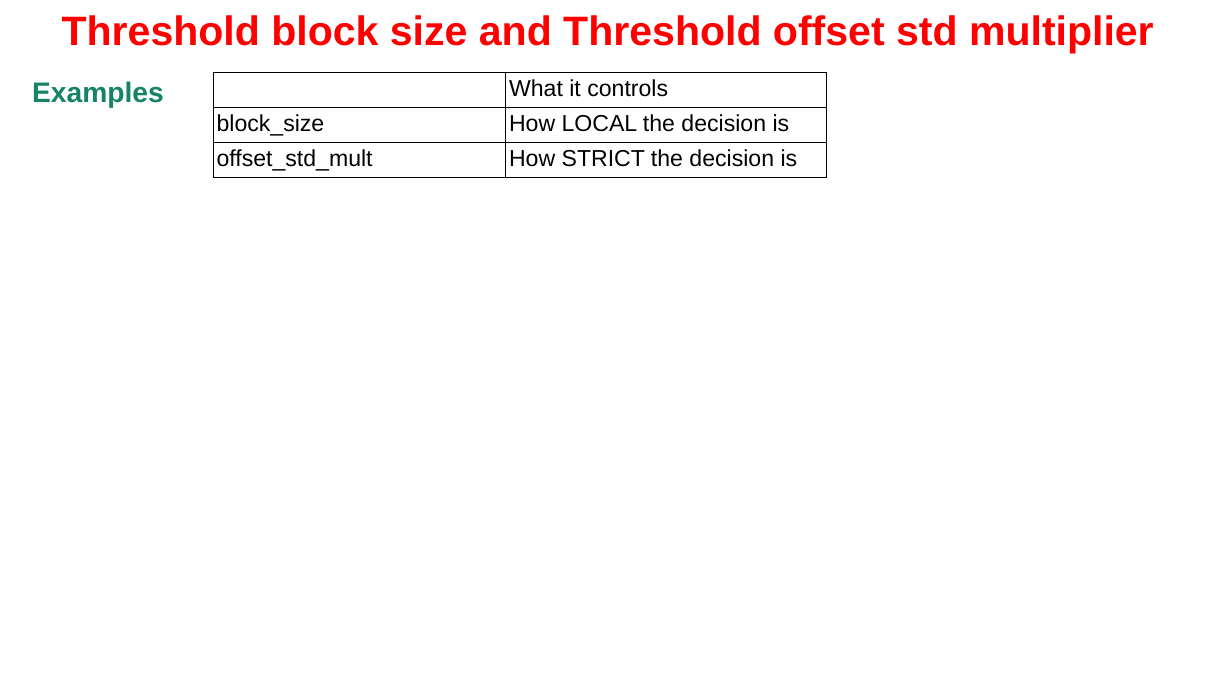
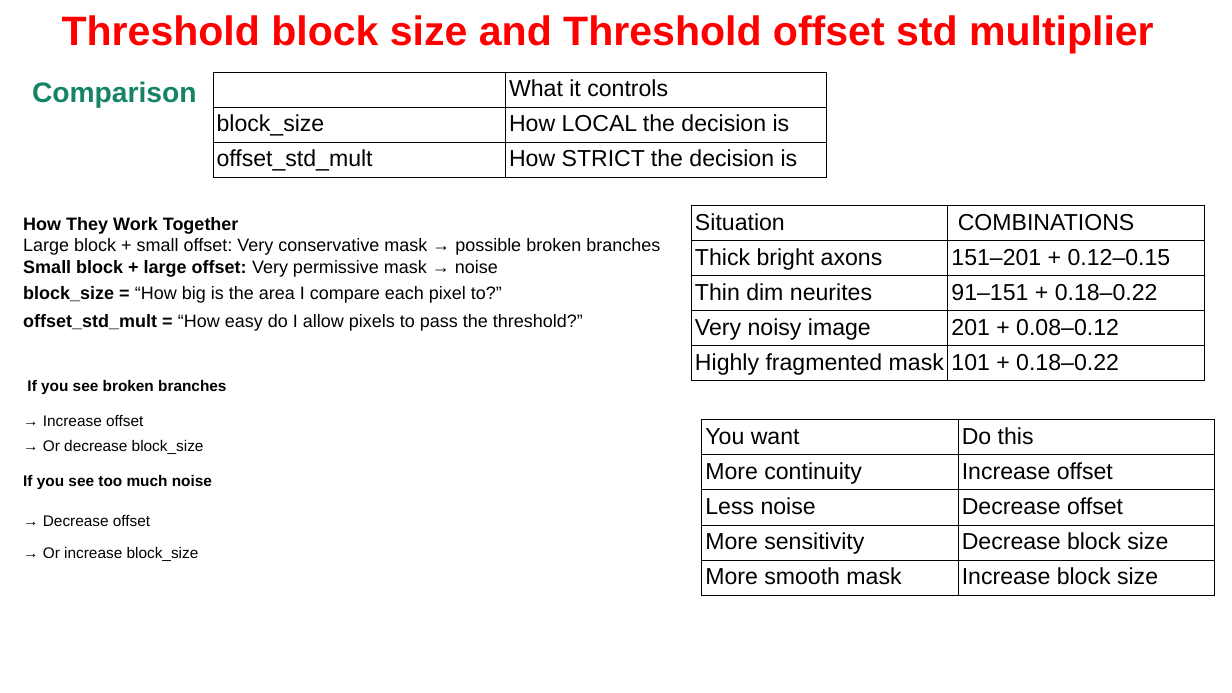
Before and after one commit to Nahuel88Ar/Lysosomes, a slide deck: slide 14 of UPDATE 19-2.pptx. Drawn at 1232x693 pixels with LibreOffice and Linux fonts; fonts in the diff are those of the drawing; background and template pictures are left out. Boxes give left, top, right and bottom in pixels: in the first picture for what was removed or moved away, otherwise in the second. Text is boxed around its words. In the diff, an @@ line names an element or a change of style, - is before the commit and + after.

```diff
--- a/UPDATE 19-2.pptx
+++ b/UPDATE 19-2.pptx
@@ text at [32,81,196,108]: text changed @@
-Examples
+Comparison
@@ table added at [691,206,1205,381], 5 rows, 2 columns @@
+Situation | COMBINATIONS
+Thick bright axons | 151–201 + 0.12–0.15
+Thin dim neurites | 91–151 + 0.18–0.22
+Very noisy image | 201 + 0.08–0.12
+Highly fragmented mask | 101 + 0.18–0.22
@@ text added at [23,217,660,561], 14 pt, text #000000 @@
+How They Work Together
+Large block + small offset: Very conservative mask → possible broken branches
+Small block + large offset: Very permissive mask → noise
+block_size = “How big is the area I compare each pixel to?”
+offset_std_mult = “How easy do I allow pixels to pass the threshold?”
+If you see broken branches
+→ Increase offset
+→ Or decrease block_size
+If you see too much noise
+→ Decrease offset
+→ Or increase block_size
@@ table added at [701,420,1215,594], 5 rows, 2 columns @@
+You want | Do this
+More continuity | Increase offset
+Less noise | Decrease offset
+More sensitivity | Decrease block size
+More smooth mask | Increase block size
```
Also in this commit, not shown: 1 other file.
